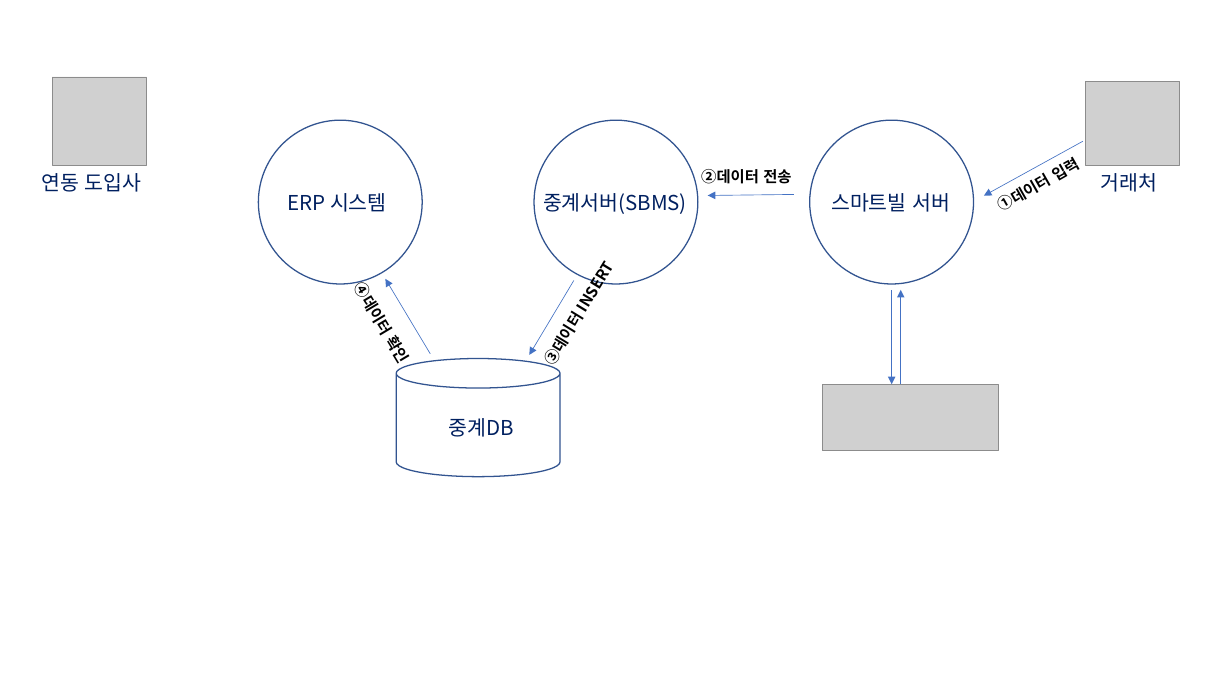
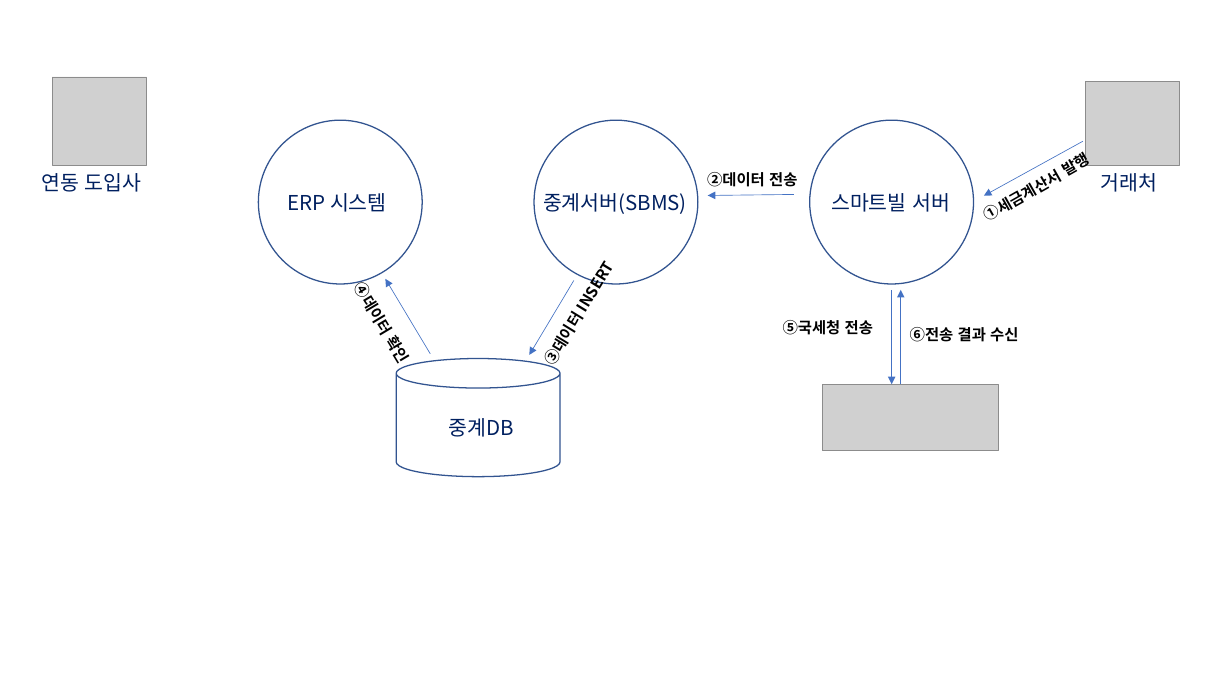
Before and after one commit to uutopia1/SB, a slide deck: slide 3 of DTI SBMS 구성도_작성1.pptm. Drawn at 1232x693 pixels with LibreOffice and Linux fonts; fonts in the diff are those of the drawing; grey boxes stand for pictures. Boxes give left, top, right and bottom in pixels: in the first picture for what was removed or moved away, otherwise in the second. Text is boxed around its words. In the diff, an @@ line names an element or a change of style, - is before the commit and + after.

```diff
--- a/DTI SBMS 구성도_작성1.pptm
+++ b/DTI SBMS 구성도_작성1.pptm
@@ text "②데이터 전송": place and size @@
-text "②데이터 전송" at box(701, 169, 791, 184)
+text "②데이터 전송" at box(707, 172, 797, 187)
@@ text at box(1067, 154, 1092, 176): text changed @@
-①데이터 입력
+①세금계산서 발행
@@ text added at box(783, 320, 873, 335), 12 pt, text #000000, bold @@
+⑤국세청 전송
@@ text added at box(910, 327, 1018, 342), 12 pt, text #000000, bold @@
+⑥전송 결과 수신
```
Also in this commit, not shown: 1 other slide changed, 3 slides added, 3 other files.
